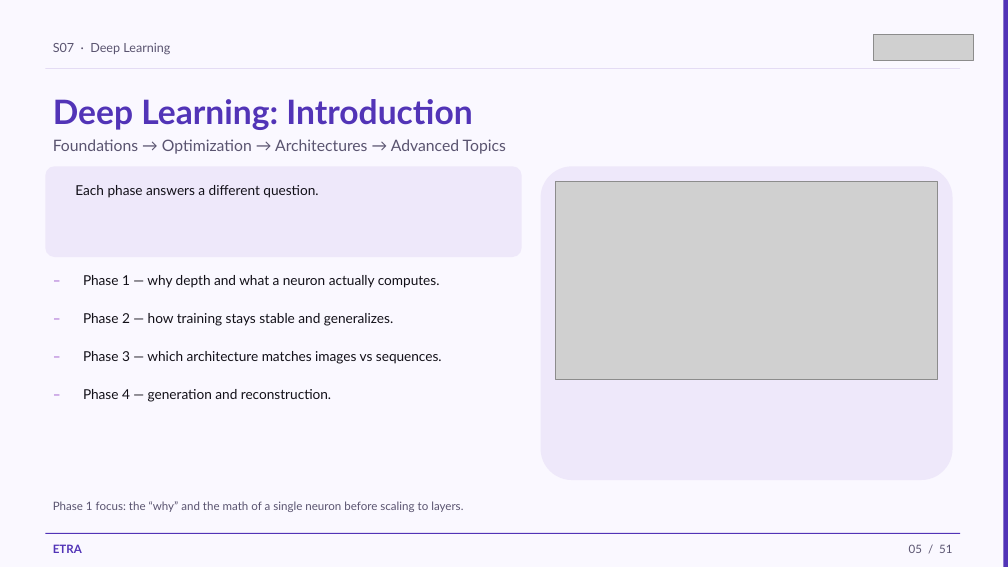
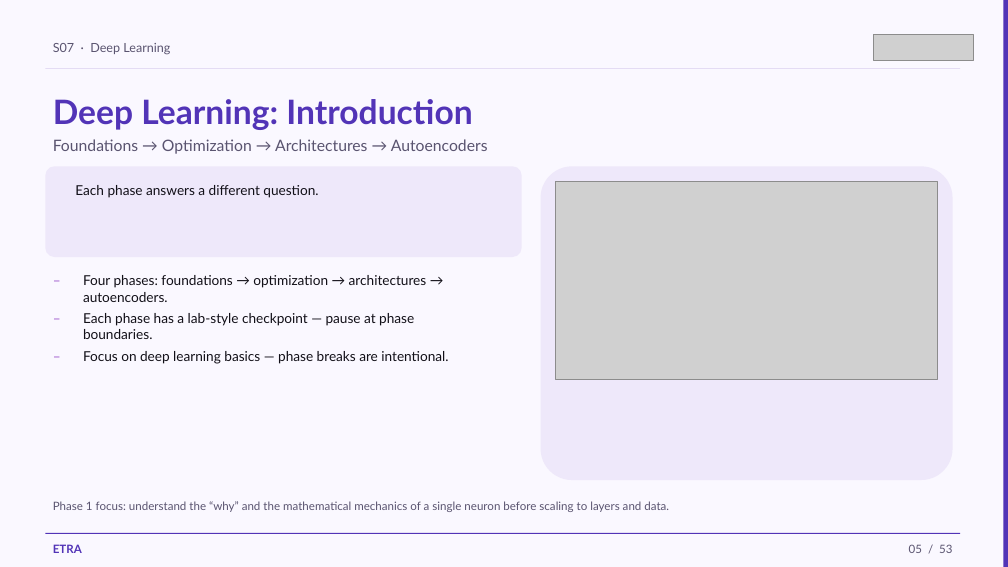
Before and after one commit to iksasa15/AI-ML, a slide deck: slide 5 of web-presentation/pdf-exports/Week2-Session1-Deep-Learning.pptx. Drawn at 1008x567 pixels with LibreOffice and Linux fonts; fonts in the diff are those of the drawing; grey boxes stand for pictures. Boxes give left, top, right and bottom in pixels: in the first picture for what was removed or moved away, otherwise in the second. Text is boxed around its words. In the diff, an @@ line names an element or a change of style, - is before the commit and + after.

Commit message:
feat: enhance Week 2, Session 1 PowerPoint content by adding new phases, refining existing topics, and improving clarity in explanations for better educational effectiveness

```diff
--- a/web-presentation/pdf-exports/Week2-Session1-Deep-Learning.pptx
+++ b/web-presentation/pdf-exports/Week2-Session1-Deep-Learning.pptx
@@ text at <box>53,139,488,154</box>: text changed @@
-Foundations → Optimization → Architectures → Advanced Topics
+Foundations → Optimization → Architectures → Autoencoders
@@ text at <box>83,275,427,302</box>: text changed @@
-Phase 1 — why depth and what a neuron actually computes.
+Four phases: foundations → optimization → architectures → autoencoders.
@@ text at <box>83,313,414,339</box>: text changed @@
-Phase 2 — how training stays stable and generalizes.
+Each phase has a lab-style checkpoint — pause at phase boundaries.
@@ text at <box>83,351,448,364</box>: text changed @@
-Phase 3 — which architecture matches images vs sequences.
+Focus on deep learning basics — phase breaks are intentional.
@@ text removed at <box>45,382,72,414</box> @@
-–
@@ text removed at <box>83,389,331,402</box> @@
-Phase 4 — generation and reconstruction.
@@ text at <box>53,501,669,512</box>: text changed @@
-Phase 1 focus: the “why” and the math of a single neuron before scaling to layers.
+Phase 1 focus: understand the “why” and the mathematical mechanics of a single neuron before scaling to layers and data.
@@ text at <box>909,544,952,553</box>: text changed @@
-05 / 51
+05 / 53
```
Also in this commit, not shown: 49 other slides changed, 2 slides added, 2 other files.
